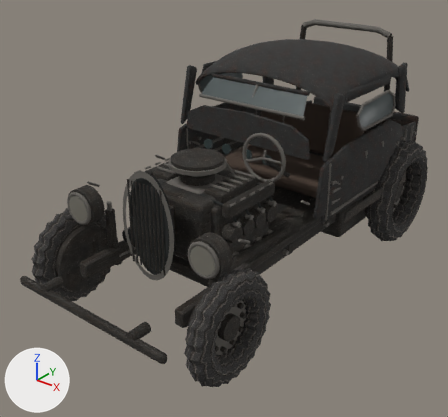
The glTF model public/assets/models/wasteland/cars/rattler.glb as it was, and as the next commit left it.
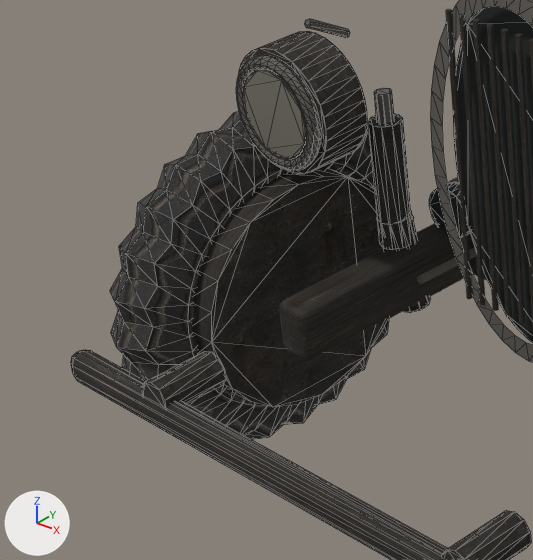
The first picture shows the older version from a camera (50 mm lens) standing at (3.28, -4.62, 3.33) and looking at (-0.14, -0.34, 0.68). The close-ups show the older and then the newer version on the part from 0% to 34% of the width and 42% to 81% of the height of that picture. Only the edits that show in the close-ups are written down. Arrows for +X, +Y and +Z are at lower left; the lights stay in place. The close-ups show mesh edges as thin lines. Where no turn or scale is listed for an object, it has been applied to the vertices. Vertices at exactly the same position are counted once.

The first close-up shows 'actual open radiator cavity', 'black dished rim.001', 'boxed ladder chassis rail', 'bumper bracket', 'bumper bracket.001', 'clouded lamp lens', 'continuous rubber carcass with molded tread lugs.001', 'headlamp rolled chrome bezel', 'narrow front tube bumper', 'round headlamp bucket', 'shock barrel.001', 'thin folded steel grille surround' and 13 more.
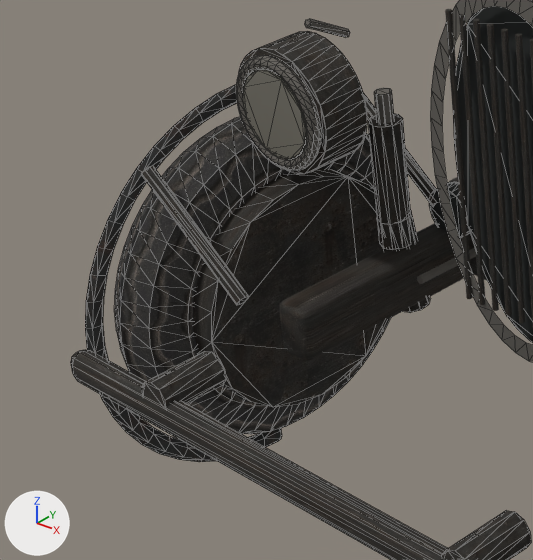
Patch to the scene script:
```diff
--- a/public/assets/models/wasteland/cars/rattler.glb.py
+++ b/public/assets/models/wasteland/cars/rattler.glb.py
@@ me_continuous_rubber_carcass_with_molded_tread_lugs_001 @@
 # used by ob_continuous_rubber_carcass_with_molded_tread_lugs_001; location = (0.0, 0.0, 0.0)
-me_continuous_rubber_carcass_with_molded_tread_lugs_001.from_pydata(...)  # 384 vertices, 768 faces; spans x -1.0..-0.8, y -2.048..-1.092, z -0.028..0.928
+me_continuous_rubber_carcass_with_molded_tread_lugs_001.from_pydata(...)  # 384 vertices, 768 faces; spans x -1.0..-0.8, y -2.032..-1.108, z -0.012..0.912
+# me_continuous_rubber_carcass_with_molded_tread_lugs_001 part 1: 264 of 384 vertices moved; they spanned x -0.971..-0.829, y -2.048..-1.092, z -0.028..0.928 and now span x -0.971..-0.829, y -2.032..-1.108, z -0.012..0.912; mean shift (0.0, 0.0, 0.0); largest move (-0.829, -1.999, 0.565) -> (-0.829, -1.984, 0.561)
 me_continuous_rubber_carcass_with_molded_tread_lugs_001.materials.append(mat_photo__dusty_vintage_tire_rubber)
@@ me_thin_curved_front_wheel_guard @@
+me_thin_curved_front_wheel_guard.from_pydata(...)  # 208 vertices, 412 faces; spans x -0.945..-0.92, y -2.11..-1.57, z -0.089..0.989
+me_thin_curved_front_wheel_guard.materials.append(mat_photo__faded_primer__chips_and_dark_brown_rust)  # picture img_faded_paint_rust
@@ me_cylinder_150_1 @@
+me_cylinder_150_1.from_pydata(...)  # 16 vertices, 28 faces; spans x -0.171..0.171, y -0.018..0.018, z -0.139..0.139
+me_cylinder_150_1.materials.append(mat_photo__blackened_oily_steel)  # picture img_blackened_steel
@@ ob_rounded_front_mudguard_with_thin_rolled_edge @@
+ob_rounded_front_mudguard_with_thin_rolled_edge = bpy.data.objects.new('rounded front mudguard with thin rolled edge', me_thin_curved_front_wheel_guard)
+ob_rounded_front_mudguard_with_thin_rolled_edge.location = (0.0, 0.0, 0.0)
@@ ob_front_mudguard_stay_001 @@
+ob_front_mudguard_stay_001 = bpy.data.objects.new('front mudguard stay.001', me_cylinder_150_1)
+ob_front_mudguard_stay_001.location = (-0.74, -1.89, 0.755)
@@ ob_front_mudguard_stay @@
+ob_front_mudguard_stay = bpy.data.objects.new('front mudguard stay', me_cylinder_150_1.copy())
+ob_front_mudguard_stay.location = (-0.74, -1.25, 0.755)
```

Where the change shows, as pixel boxes [x1, y1, x2, y2] in the close-ups (533 x 560 px):
'continuous rubber carcass with molded tread lugs.001', reshaped (9% narrower)
    before: [110, 111, 413, 440]
    after: [114, 117, 390, 434]
'rounded front mudguard with thin rolled edge', added
    after: [85, 85, 282, 462]
'front mudguard stay.001', added
    after: [142, 166, 249, 305]
'front mudguard stay', added (mostly hidden)
    after: [363, 93, 436, 206]
